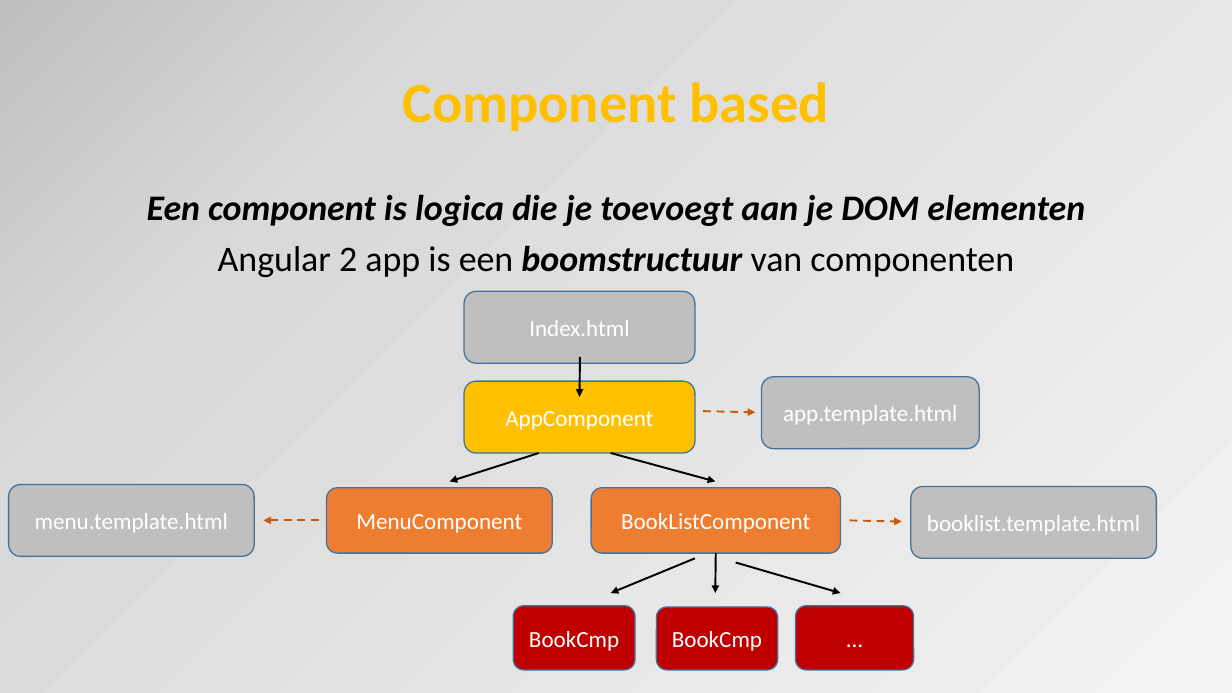
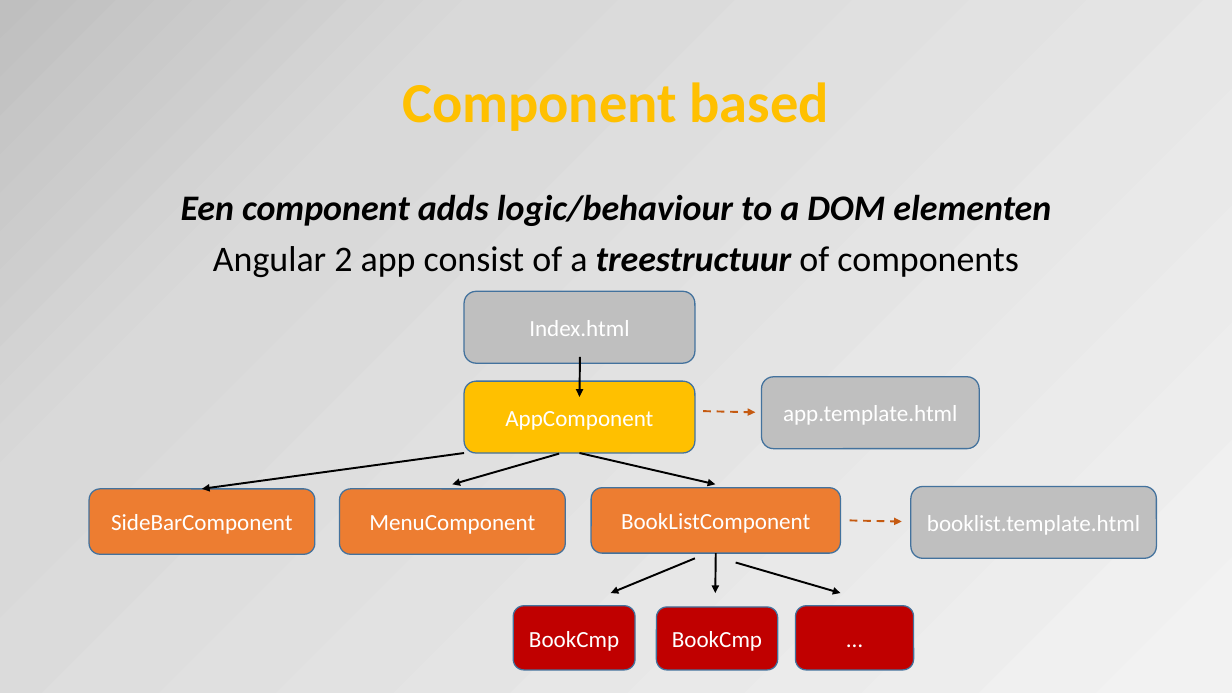
Before and after one commit to OrdinaNederland/hackjam-angular, a slide deck: slide 11 of Angular2.pptx (slide 8 before the commit). Drawn at 1232x693 pixels with LibreOffice and Linux fonts; fonts in the diff are those of the drawing. Boxes give left, top, right and bottom in pixels: in the first picture for what was removed or moved away, otherwise in the second. Text is boxed around its words. In the diff, an @@ line names an element or a change of style, - is before the commit and + after.

Commit message:
new ppt

```diff
--- a/Angular2.pptx
+++ b/Angular2.pptx
@@ text at [181,194,1051,277]: text changed @@
-Een component is logica die je toevoegt aan je DOM elementen
-Angular 2 app is een boomstructuur van componenten
+Een component adds logic/behaviour to a DOM elementen
+Angular 2 app consist of a treestructuur of components
@@ arrow added from (464, 453) to (202, 489), #000000 1.5 pt @@
@@ arrow moved from (539, 453) - (450, 482) to (559, 454) - (453, 484) @@
@@ arrow moved from (611, 453) - (715, 482) to (579, 453) - (715, 484) @@
@@ rounded rectangle removed at [8,484,254,556] @@
-menu.template.html
@@ rounded rectangle added at [89,489,314,555], fill #ED7D31, outline #43739E 1 pt, 18 pt, text #FFFFFF @@
+SideBarComponent
@@ rounded rectangle "MenuComponent": place and size @@
-rounded rectangle "MenuComponent" at [326,488,552,554]
+rounded rectangle "MenuComponent" at [339,489,565,555]
@@ arrow removed from (319, 520) to (263, 520) @@
```
Also in this commit, not shown: 12 other slides changed, 13 slides added, 1 slide removed, 1 other file.
